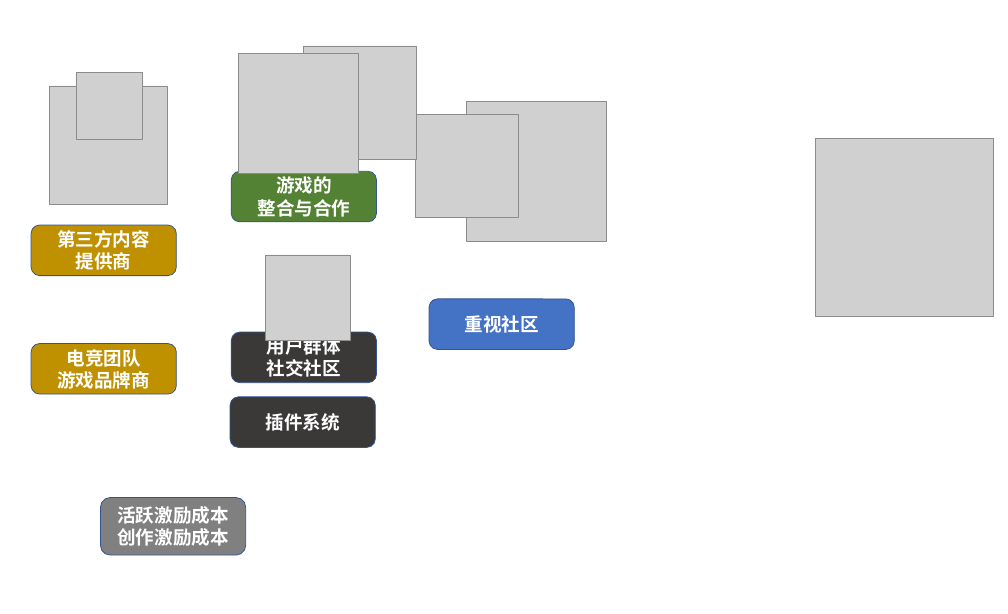
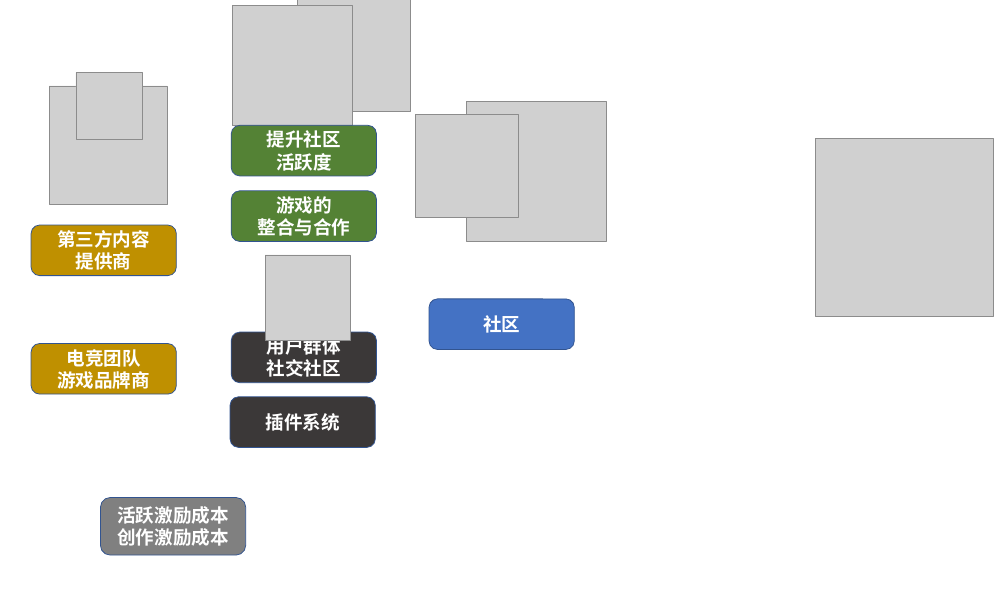
Before and after one commit to xbme2/demand_and_business, a slide deck: slide 7 of 第二次作业/故事.pptx. Drawn at 1008x614 pixels with LibreOffice and Linux fonts; fonts in the diff are those of the drawing; grey boxes stand for pictures; background and template pictures are left out. Boxes give left, top, right and bottom in pixels: in the first picture for what was removed or moved away, otherwise in the second. Text is boxed around its words. In the diff, an @@ line names an element or a change of style, - is before the commit and + after.

```diff
--- a/第二次作业/故事.pptx
+++ b/第二次作业/故事.pptx
@@ picture added at (232, 6, 352, 126) @@
@@ picture added at (297, 0, 410, 111) @@
@@ picture removed at (238, 53, 358, 173) @@
@@ picture removed at (303, 46, 416, 159) @@
@@ rounded rectangle added at (231, 125, 376, 176), fill #548235, outline #325491 1 pt, 24 pt, text #FFFFFF, bold @@
+提升社区
+活跃度
@@ rounded rectangle "游戏的": place and size @@
-rounded rectangle "游戏的" at (231, 171, 376, 222)
+rounded rectangle "游戏的" at (231, 191, 376, 242)
@@ text in rounded rectangle at (483, 315, 520, 333): text changed @@
-重视社区
+社区
```
Also in this commit, not shown: 9 other slides changed, 2 slides added, 2 other files.
